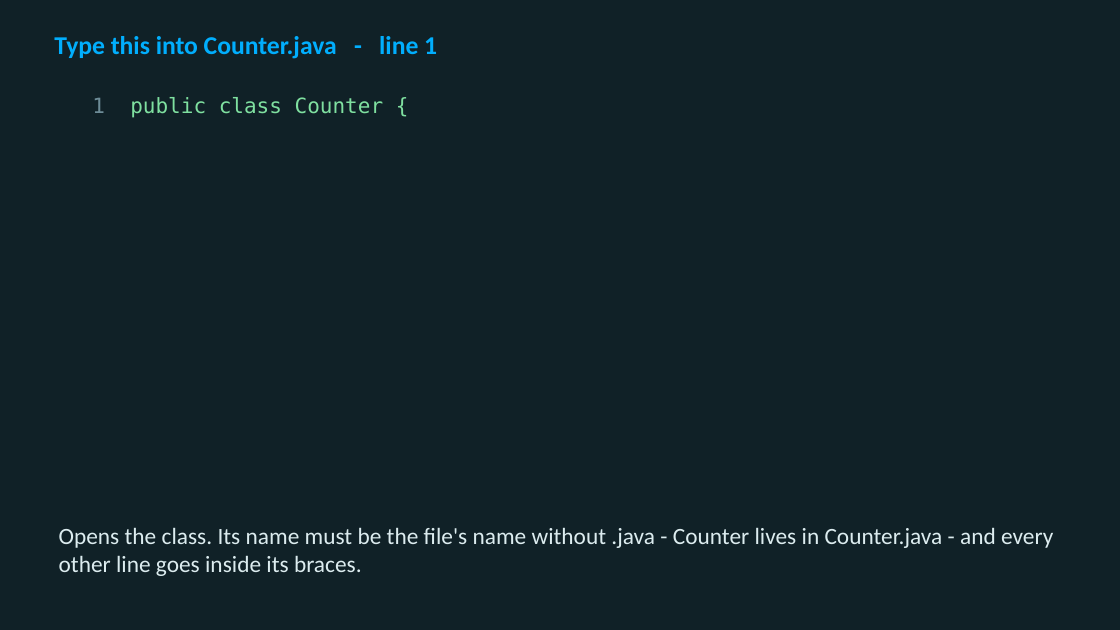
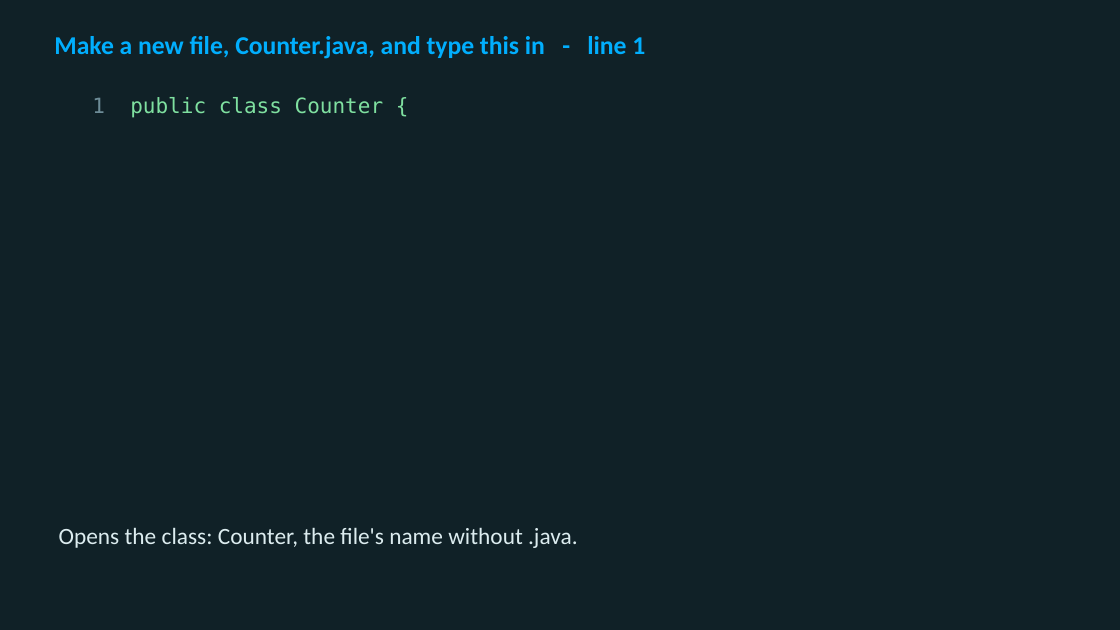
Before and after one commit to utgapps/utgapps.github.io, a slide deck: slide 35 of cs701/slides/week-02.pptx. Drawn at 1120x630 pixels with LibreOffice and Linux fonts; fonts in the diff are those of the drawing. Boxes give left, top, right and bottom in pixels: in the first picture for what was removed or moved away, otherwise in the second. Text is boxed around its words. In the diff, an @@ line names an element or a change of style, - is before the commit and + after.

```diff
--- a/cs701/slides/week-02.pptx
+++ b/cs701/slides/week-02.pptx
@@ text at bbox=[54, 36, 645, 59]: text changed @@
-Type this into Counter.java - line 1
+Make a new file, Counter.java, and type this in - line 1
@@ text at bbox=[59, 527, 578, 548]: text changed @@
-Opens the class. Its name must be the file's name without .java - Counter lives in Counter.java - and every other line goes inside its braces.
+Opens the class: Counter, the file's name without .java.
```
Also in this commit, not shown: 3 other slides changed, 47 other files.
